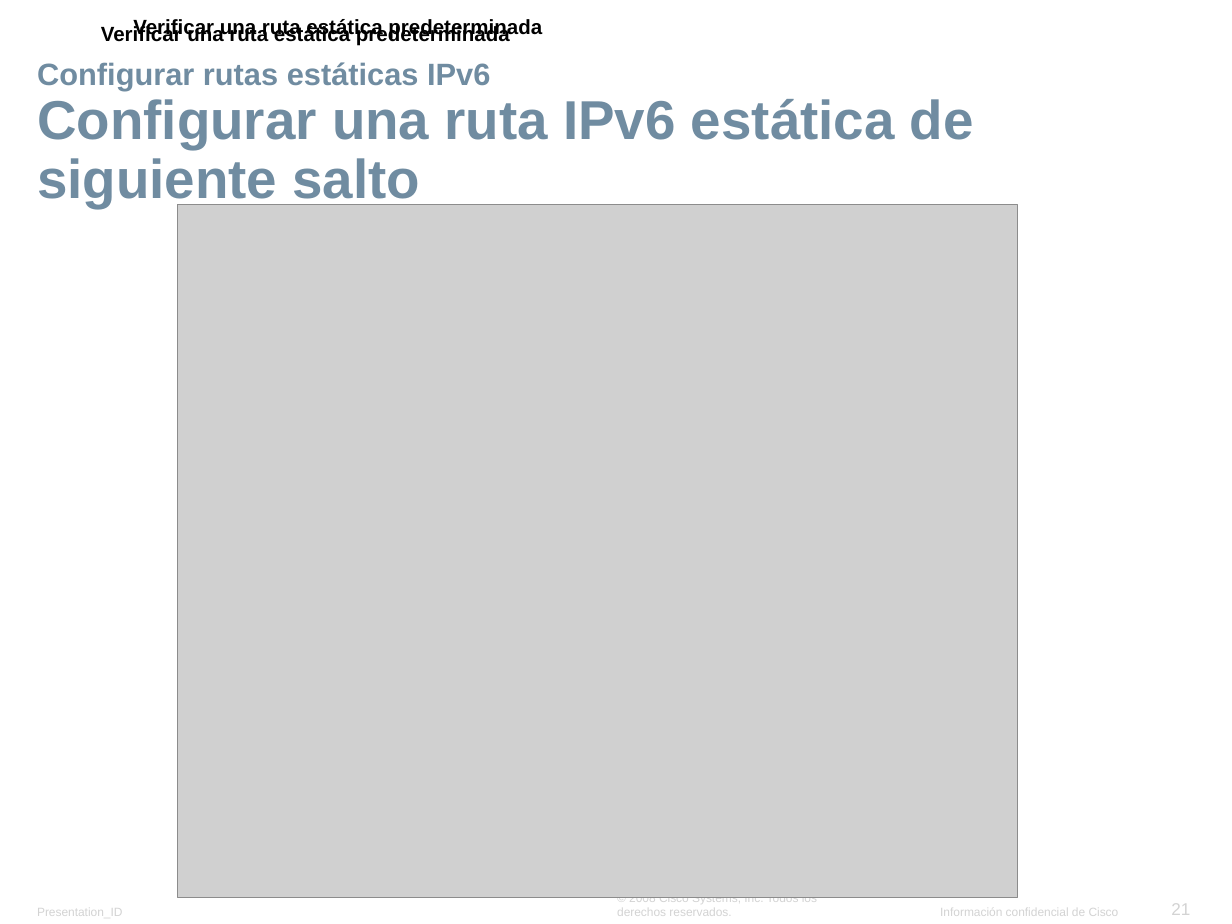
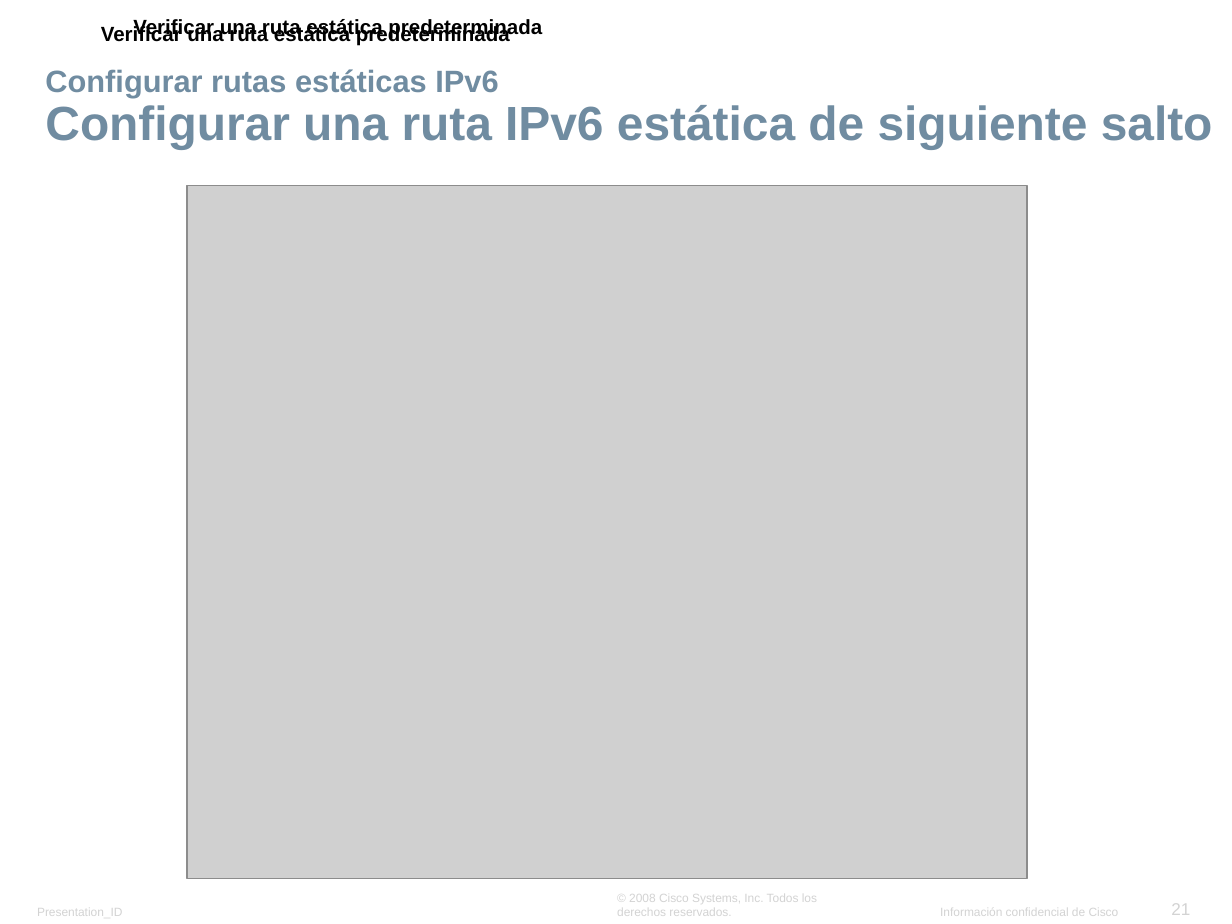
Before and after one commit to lizetheP/Seguridad, a slide deck: slide 21 of CalendarioAgo23/Presentaciones/6_Ruteo_estatico.pptx. Drawn at 1232x924 pixels with LibreOffice and Linux fonts; fonts in the diff are those of the drawing; grey boxes stand for pictures; background and template pictures are left out. Boxes give left, top, right and bottom in pixels: in the first picture for what was removed or moved away, otherwise in the second. Text is boxed around its words. In the diff, an @@ line names an element or a change of style, - is before the commit and + after.

```diff
--- a/CalendarioAgo23/Presentaciones/6_Ruteo_estatico.pptx
+++ b/CalendarioAgo23/Presentaciones/6_Ruteo_estatico.pptx
@@ title "Configurar rutas estáticas IPv6 Configurar ...": place and size @@
-title "Configurar rutas estáticas IPv6 Configurar ..." at box(37, 62, 974, 208)
+title "Configurar rutas estáticas IPv6 Configurar ..." at box(45, 69, 1213, 149)
@@ title "Configurar rutas estáticas IPv6 Configurar ..." at box(45, 69, 1213, 149): size 32 to 28 pt in "Configurar una ruta IPv6 estática de siguiente ..." @@
@@ picture: place and size @@
-picture at box(177, 205, 1018, 897)
+picture at box(187, 186, 1027, 878)
```
Also in this commit, not shown: 4 other slides changed, 18 other files.
